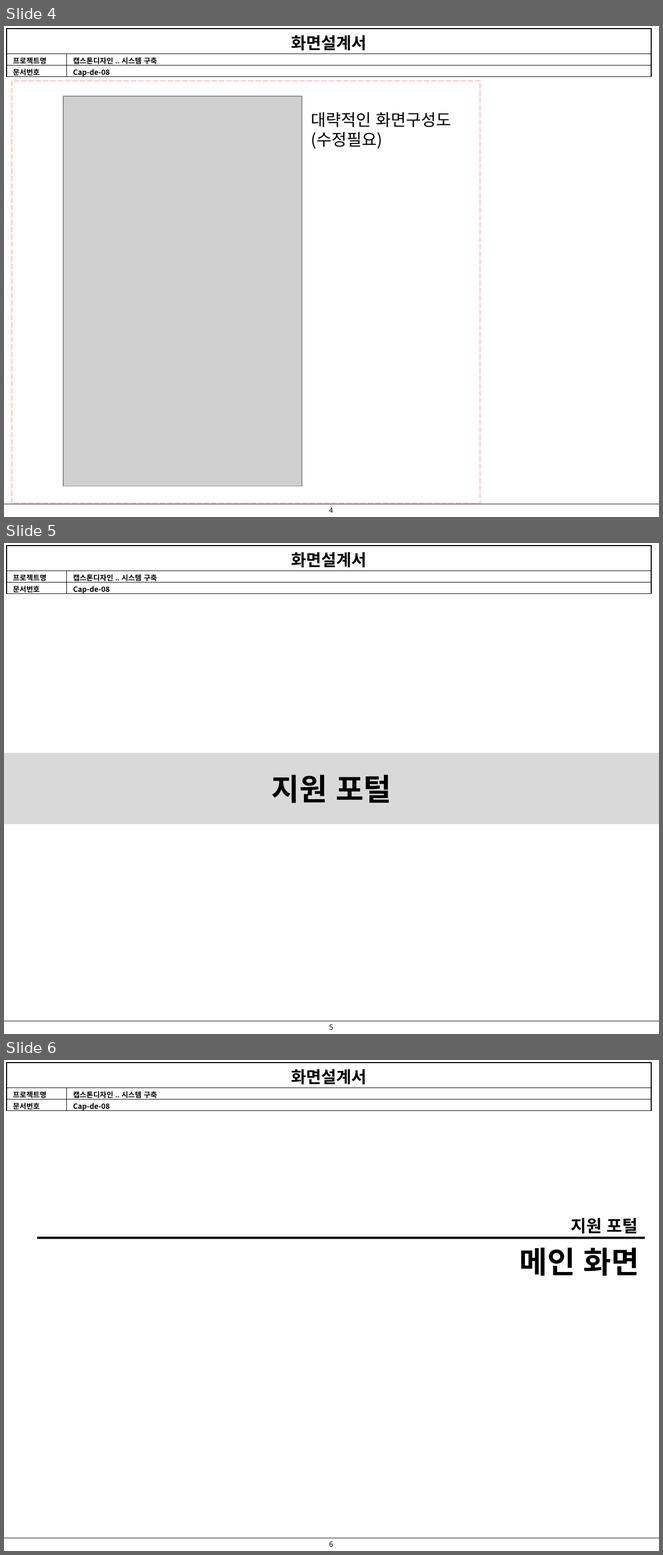
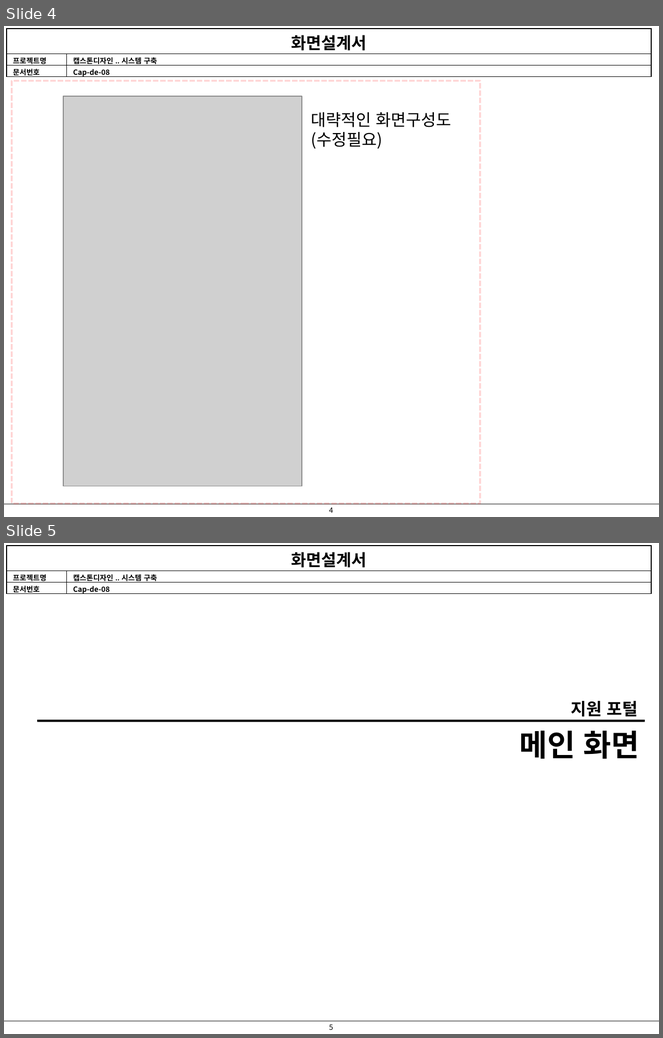
Before and after one commit to jiyong706/debug, a slide deck: debug 산출물/화면 설계서/2024_05_22화면설계서-V0.1.2.pptx. Shown one above the other, each under a label of ours: slides 4, 5 and 6 before the commit, slides 4 and 5 after it. The pictures are 663x1555 and 663x1038 pixels, drawn with LibreOffice and Linux fonts; fonts in the diff are those of the drawing; grey boxes stand for pictures. Boxes give left, top, right and bottom in pixels: in the first picture for what was removed or moved away, otherwise in the second. Text is boxed around its words. In the diff, an @@ line names an element or a change of style, - is before the commit and + after.

```diff
--- a/debug 산출물/화면 설계서/2024_05_22화면설계서-V0.1.2.pptx
+++ b/debug 산출물/화면 설계서/2024_05_22화면설계서-V0.1.2.pptx
@@ slide 5 removed at (4,543,659,1034), background #FFFFFF; not listed: 3 template elements that a slide beside it also shows @@
@@ rectangle removed at (4,753,659,824) @@
-지원 포털
@@ what was slide 6 is now slide 5 @@
@@ page number at (329,1025,333,1030): text changed @@
-6
+5
```
Also in this commit, not shown: 17 slides changed, 2 slides added, 1 other slide removed.
